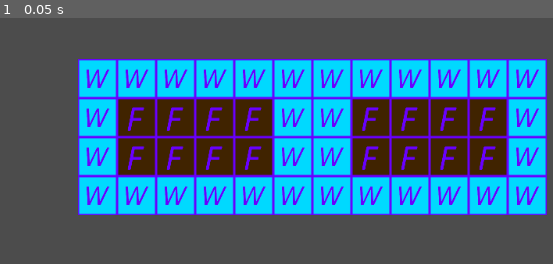
Above: before the commit, frame 1.
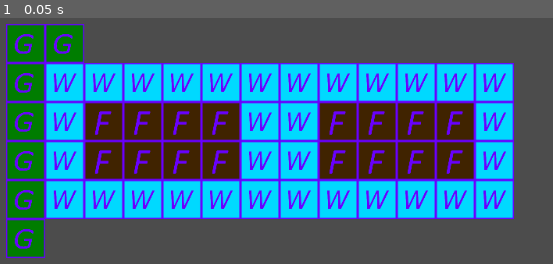
Above: after the commit, the same moment.

Repository: NathanNuckels/FarmLandGODOT
Game: Godot game, scene res://Main Farm.tscn
Two runs of this game, one before a commit and one after it. Both use one fixed random seed, a clock stepped at 60 frames per second and the inputs below. Before the commit the project has no main scene; this scene is started directly in both runs.
Inputs:
- Up to frame 1 (0.05 s): no input

The runs differ from the first frame. In frame 1, 48% of the frame differs, in the area x 1-99%, y 2-98%.

Commit message:
Finished adding grasss

Diff:
--- a/Main Farm.tscn
+++ b/Main Farm.tscn
@@ -1,11 +1,35 @@
-[gd_scene load_steps=2 format=2]
+[gd_scene load_steps=3 format=2]
 
 [ext_resource path="res://Tiles/Farm Group 4x2 Water.tscn" type="PackedScene" id=1]
+[ext_resource path="res://Tiles/GrassTile.tscn" type="PackedScene" id=2]
 
 [node name="Main Farm" type="Node2D"]
 
 [node name="Farm Group 4x2 Water" parent="." instance=ExtResource( 1 )]
-position = Vector2( 242, 195 )
+position = Vector2( 200, 200 )
 
 [node name="Farm Group 4x2 Water2" parent="." instance=ExtResource( 1 )]
-position = Vector2( 542, 195 )
+position = Vector2( 500, 200 )
+
+[node name="Grass" type="Node2D" parent="."]
+
+[node name="GrassTile" parent="Grass" instance=ExtResource( 2 )]
+position = Vector2( 100, 100 )
+
+[node name="GrassTile3" parent="Grass" instance=ExtResource( 2 )]
+position = Vector2( 100, 150 )
+
+[node name="GrassTile4" parent="Grass" instance=ExtResource( 2 )]
+position = Vector2( 100, 200 )
+
+[node name="GrassTile5" parent="Grass" instance=ExtResource( 2 )]
+position = Vector2( 100, 250 )
+
+[node name="GrassTile6" parent="Grass" instance=ExtResource( 2 )]
+position = Vector2( 100, 300 )
+
+[node name="GrassTile7" parent="Grass" instance=ExtResource( 2 )]
+position = Vector2( 100, 350 )
+
+[node name="GrassTile2" parent="Grass" instance=ExtResource( 2 )]
+position = Vector2( 150, 100 )
--- a/Tiles/GrassTile.tscn
+++ b/Tiles/GrassTile.tscn
@@ -3,5 +3,6 @@
 [ext_resource path="res://Images/GrassTile.png" type="Texture" id=1]
 
 [node name="GrassTile" type="Sprite"]
+scale = Vector2( 0.25, 0.25 )
 texture = ExtResource( 1 )
 centered = false
--- a/project.godot
+++ b/project.godot
@@ -15,6 +15,7 @@
 [application]
 
 config/name="FarmLand"
+run/main_scene="res://Main Farm.tscn"
 config/icon="res://Images/FarmTile.png"
 
 [rendering]
Binary file changed: Images/GrassTile.png
Not shown, added: export_presets.cfg
Not shown, changed: readme.md
